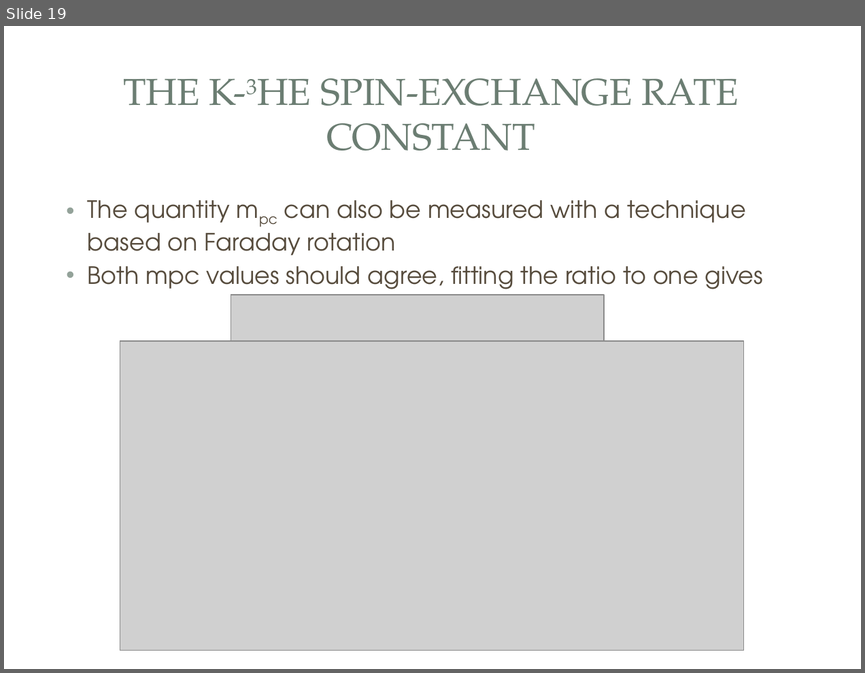
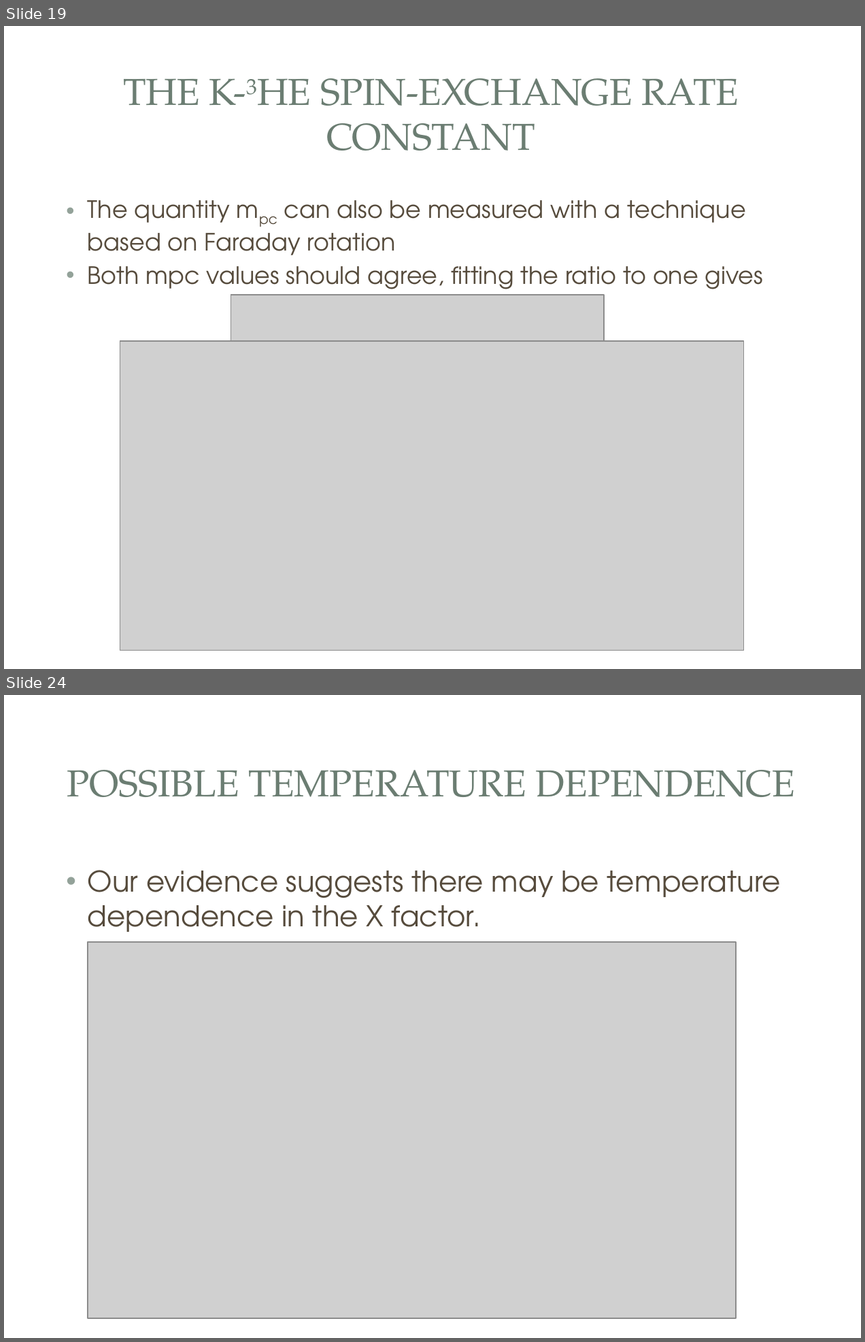
Before and after one commit to yw6vp/Final-Presentation, a slide deck: Defense.pptx. Shown one above the other, each under a label of ours: slide 19 before the commit, slides 19 and 24 after it; the slides between them are not shown. The pictures are 865x673 and 865x1342 pixels, drawn with LibreOffice and Linux fonts; fonts in the diff are those of the drawing; grey boxes stand for pictures; background and template pictures are left out. Boxes give left, top, right and bottom in pixels: in the first picture for what was removed or moved away, otherwise in the second. Text is boxed around its words. In the diff, an @@ line names an element or a change of style, - is before the commit and + after.

Commit message:
Finish X factor slides.

```diff
--- a/Defense.pptx
+++ b/Defense.pptx
@@ slide 24 added at [4, 695, 861, 1338], background picture (left out); not listed: 3 template elements that a slide beside it also shows @@
@@ title added at [67, 770, 796, 797], 31.5 pt, text #6B7D72 @@
+POSSIBLE TEMPERATURE DEPENDENCE
@@ text added at [88, 870, 781, 932], 24 pt, text #564B3C @@
+• Our evidence suggests there may be temperature dependence in the X factor.
@@ picture added at [88, 942, 736, 1318] @@
```
Also in this commit, not shown: 2 slides changed, 3 other slides added.
